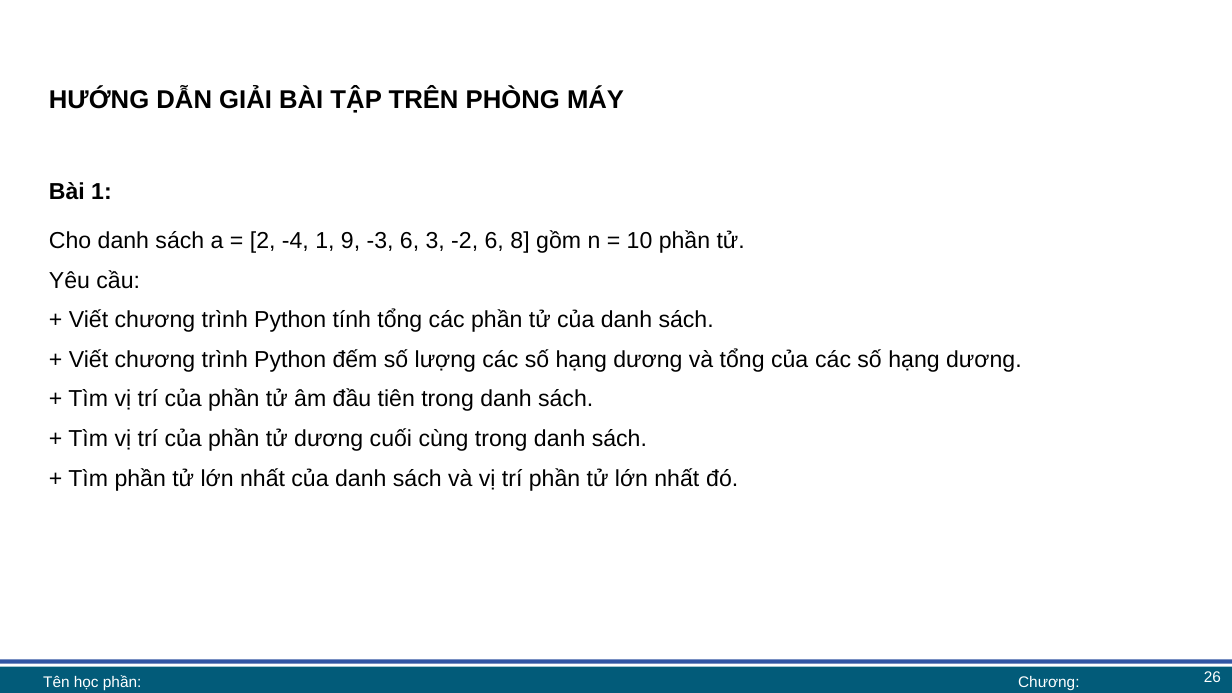
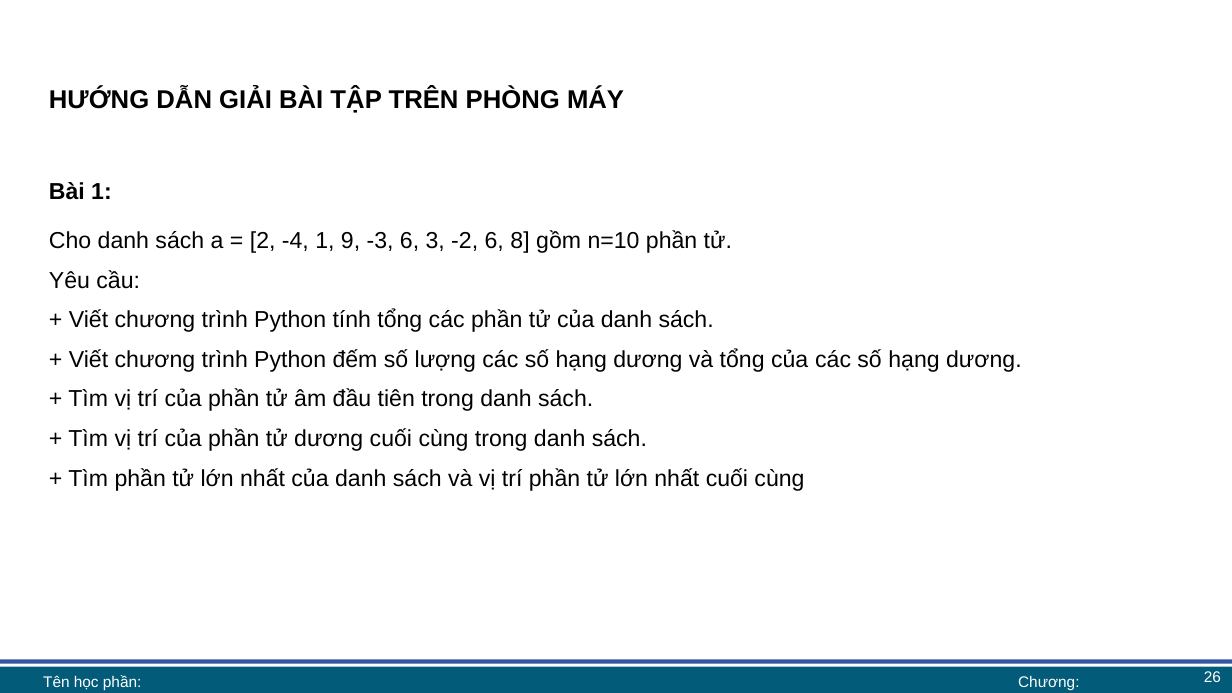
Before and after one commit to lhaaaaa/17A2-Ca-chieu, a slide deck: slide 26 of Lab 6 + 7/Lab 6 bài giảng.pptx. Drawn at 1232x693 pixels with LibreOffice and Linux fonts; fonts in the diff are those of the drawing; background and template pictures are left out. Boxes give left, top, right and bottom in pixels: in the first picture for what was removed or moved away, otherwise in the second. Text is boxed around its words. In the diff, an @@ line names an element or a change of style, - is before the commit and + after.

```diff
--- a/Lab 6 + 7/Lab 6 bài giảng.pptx
+++ b/Lab 6 + 7/Lab 6 bài giảng.pptx
@@ text at box(49, 230, 732, 253): spaces changed @@
-Cho danh sách a = [2, -4, 1, 9, -3, 6, 3, -2, 6, 8] gồm n = 10 phần tử.
+Cho danh sách a = [2, -4, 1, 9, -3, 6, 3, -2, 6, 8] gồm n=10 phần tử.
@@ text at box(68, 468, 804, 491): text changed @@
-+ Tìm phần tử lớn nhất của danh sách và vị trí phần tử lớn nhất đó.
++ Tìm phần tử lớn nhất của danh sách và vị trí phần tử lớn nhất cuối cùng
```
Also in this commit, not shown: 11 other slides changed, 1 other file.
